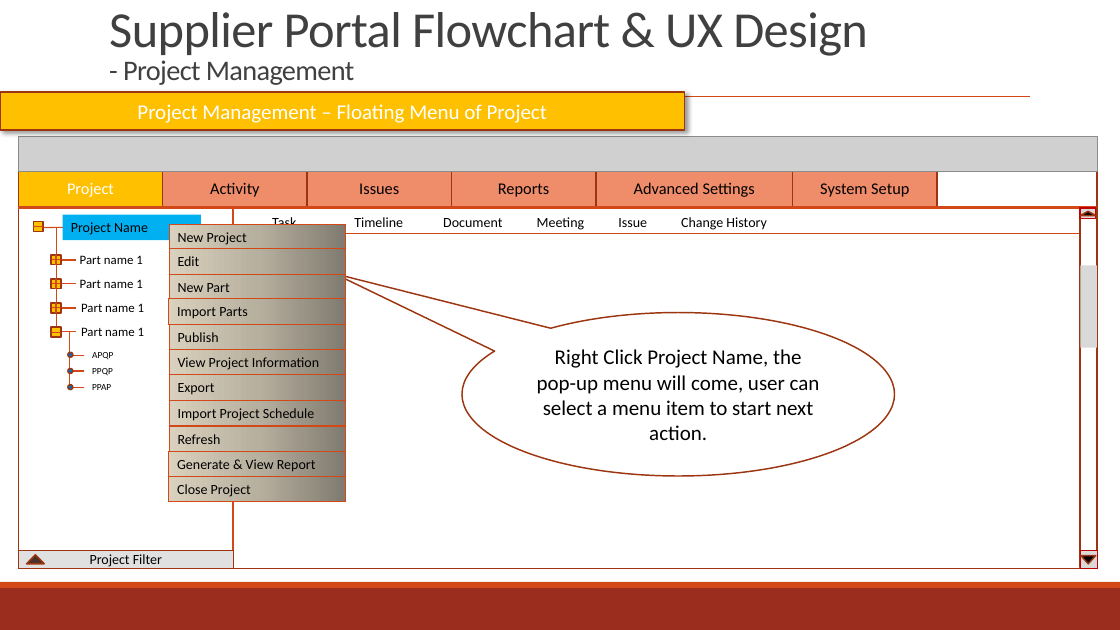
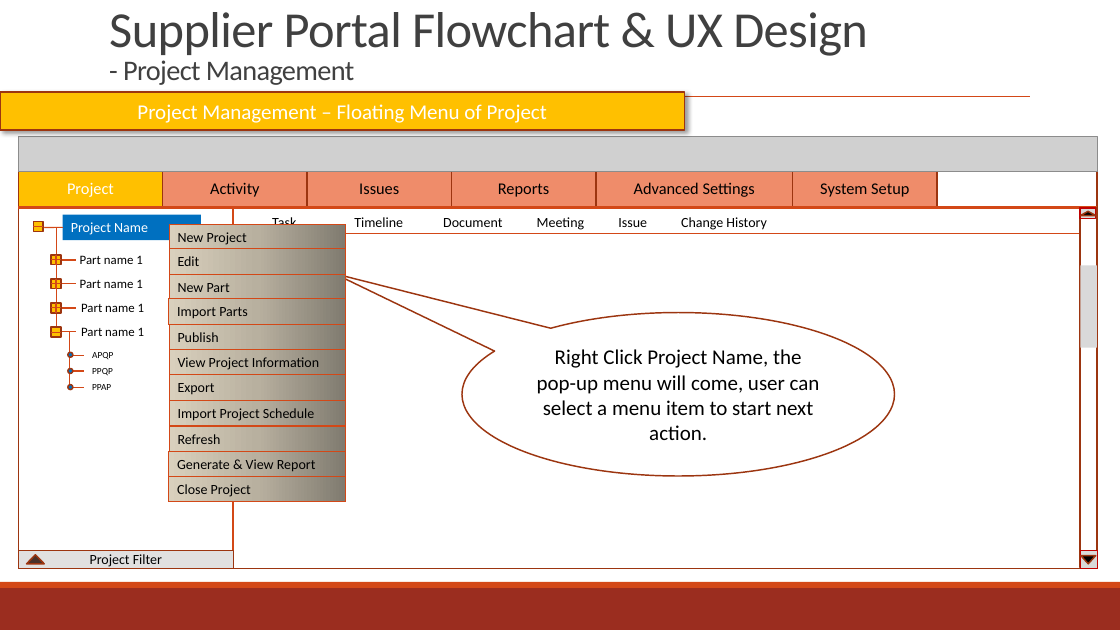
Before and after one commit to zyw9963/YFVE-supplier-portal, a slide deck: slide 73 of projects/YanFeng/02 System Design/User Stories/Flowcharts/Supplier FlowCharts & UX.pptx. Drawn at 1120x630 pixels with LibreOffice and Linux fonts; fonts in the diff are those of the drawing; grey boxes stand for pictures. Boxes give left, top, right and bottom in pixels: in the first picture for what was removed or moved away, otherwise in the second. Text is boxed around its words. In the diff, an @@ line names an element or a change of style, - is before the commit and + after.

```diff
--- a/projects/YanFeng/02 System Design/User Stories/Flowcharts/Supplier FlowCharts & UX.pptx
+++ b/projects/YanFeng/02 System Design/User Stories/Flowcharts/Supplier FlowCharts & UX.pptx
@@ rectangle "Project Name" at box(63, 214, 202, 239): text colour #000000 to #FFFFFF; fill #00B0F0 to #0070C0 @@
```
Also in this commit, not shown: 5 other slides changed, 8 slides added, 2 other files.
